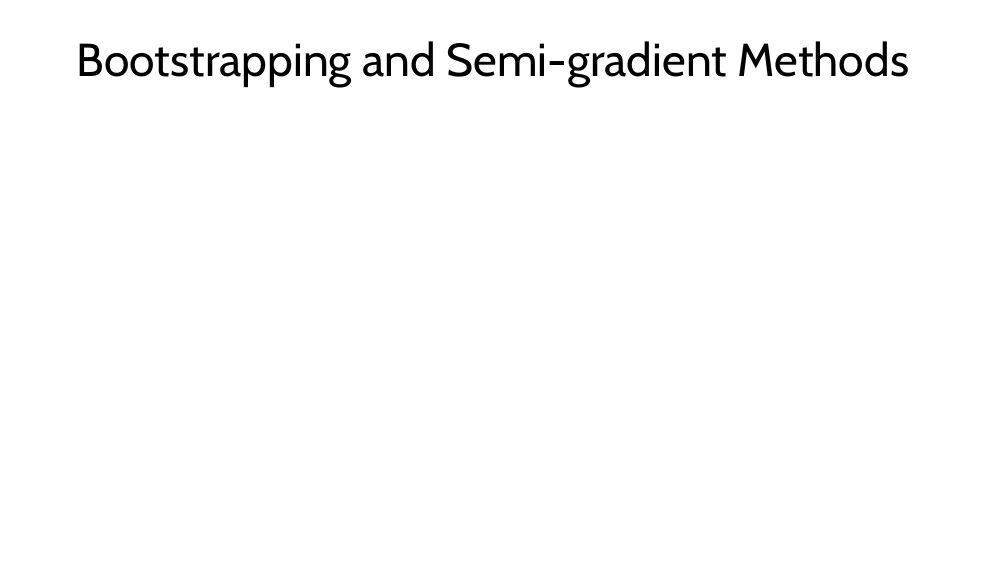
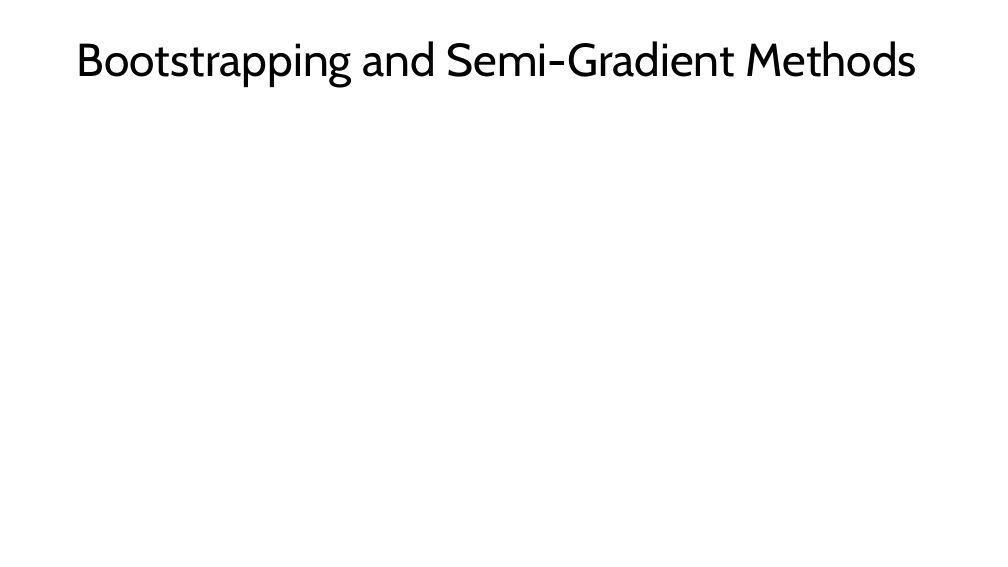
Before and after one commit to mhahsler/Introduction_to_Reinforcement_Learning, a slide deck: slide 15 of slides/Lecture_Chapter09.pptx. Drawn at 1008x567 pixels with LibreOffice and Linux fonts; fonts in the diff are those of the drawing; grey boxes stand for pictures. Boxes give left, top, right and bottom in pixels: in the first picture for what was removed or moved away, otherwise in the second. Text is boxed around its words. In the diff, an @@ line names an element or a change of style, - is before the commit and + after.

```diff
--- a/slides/Lecture_Chapter09.pptx
+++ b/slides/Lecture_Chapter09.pptx
@@ title at [77, 41, 916, 87]: text changed @@
-Bootstrapping and Semi-gradient Methods
+Bootstrapping and Semi-Gradient Methods
```
Also in this commit, not shown: 5 other slides changed, 2 slides added, 2 slides removed, 3 other files.
